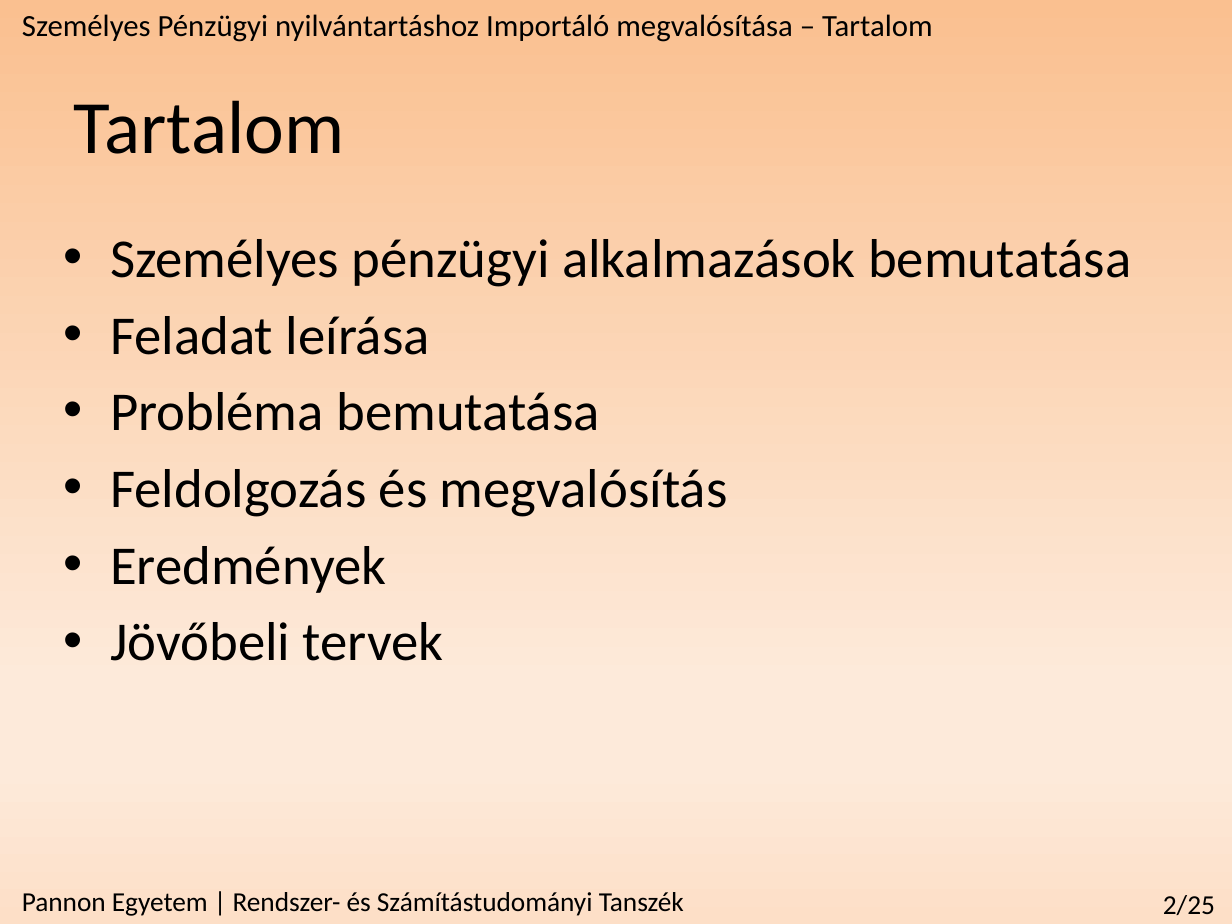
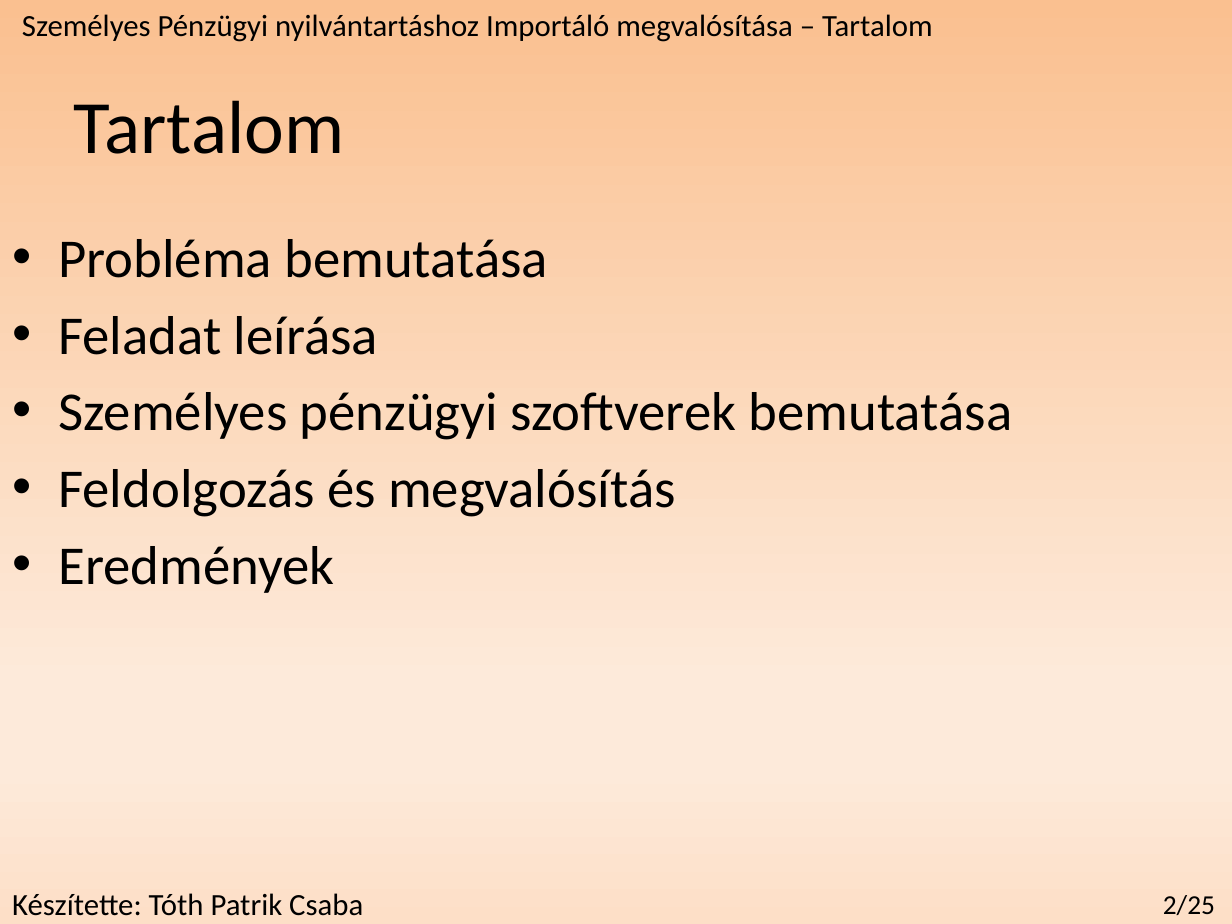
Before and after one commit to redizaar/MoneyManager, a slide deck: slide 2 of féléveselőadás_szakdoga.pptx. Drawn at 1232x924 pixels with LibreOffice and Linux fonts; fonts in the diff are those of the drawing. Boxes give left, top, right and bottom in pixels: in the first picture for what was removed or moved away, otherwise in the second. Text is boxed around its words. In the diff, an @@ line names an element or a change of style, - is before the commit and + after.

```diff
--- a/féléveselőadás_szakdoga.pptx
+++ b/féléveselőadás_szakdoga.pptx
@@ text "Probléma bemutatása": place and size @@
-text "Probléma bemutatása" at <box>110,239,1131,661</box>
+text "Probléma bemutatása" at <box>58,239,1013,593</box>
@@ text at <box>58,239,548,278</box>: text changed @@
-• Személyes pénzügyi alkalmazások bemutatása
+• Probléma bemutatása
@@ text at <box>58,392,1013,440</box>: text changed @@
-• Probléma bemutatása
+• Személyes pénzügyi szoftverek bemutatása
@@ text at <box>110,622,444,661</box>: paragraph removed @@
-• Jövőbeli tervek
@@ text at <box>12,893,363,916</box>: text changed; size 16 to 18 pt @@
-Pannon Egyetem | Rendszer- és Számítástudományi Tanszék
+Készítette: Tóth Patrik Csaba
```
Also in this commit, not shown: 13 other slides changed, 1 slide added, 3 slides removed.
